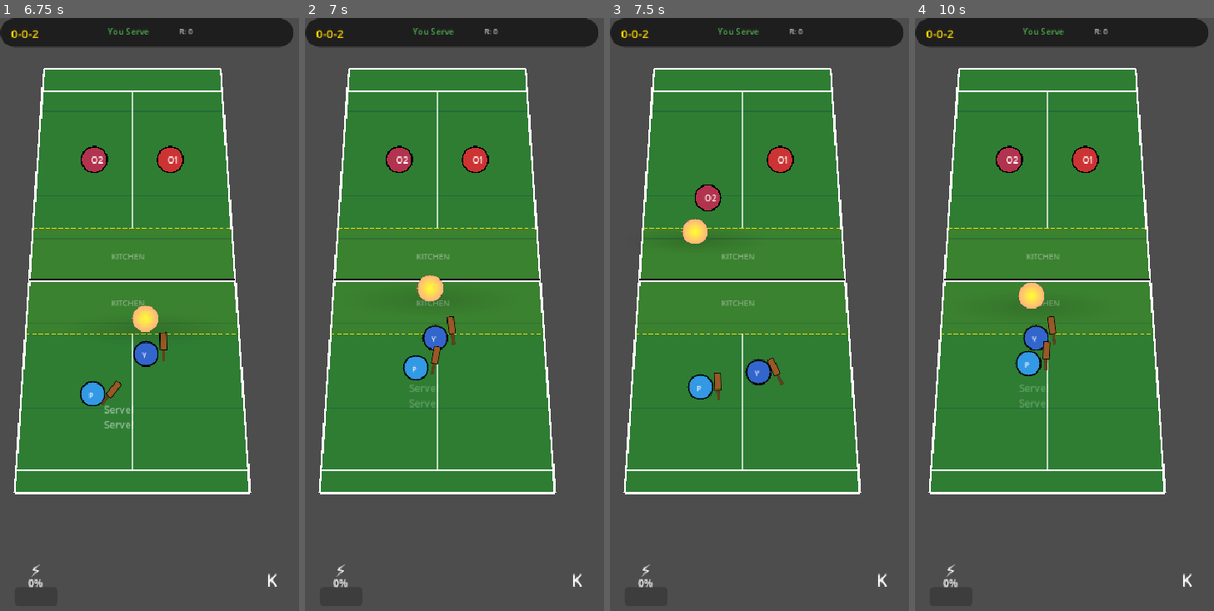
Above: before the commit, frames 1-4 (left to right).
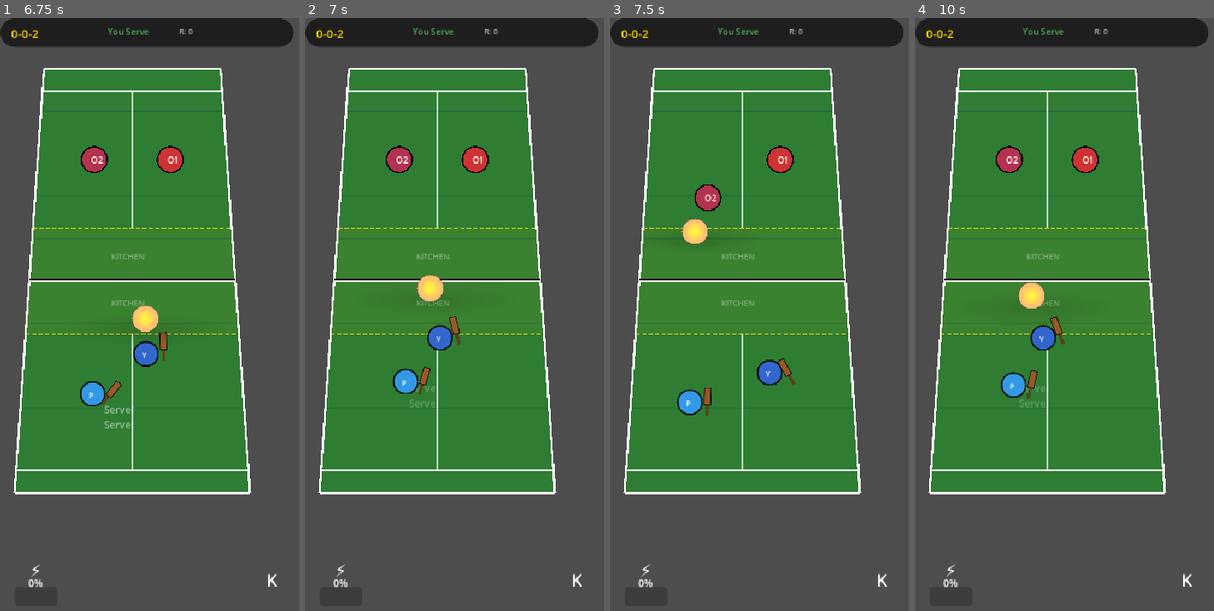
Above: after the commit, the same moments.

Repository: PranavMall/pickle-mvp-mobile
Game: Godot game, scene res://scenes/main/Main.tscn
The game is run twice, just before and just after one commit, with the same random seed, the same clock (stepped at 60 frames per second) and the same inputs.
Inputs (mouse positions are in pixels of both pictures, inside the frame that each line leads up to):
- Up to frame 1 (6.75 s): click "K" at 0.5 s; click "0%" at 1.25 s; click "K" at 2 s; click "0%" at 2.75 s; click "K" at 3.5 s; click "0%" at 4.25 s; tap Enter at 5 s; move the mouse to (137, 486) at 5.02 s; click (137, 486) at 5.17 s; tap Space at 5.75 s; drag from (245, 450) to (32, 136) at 5.77 s; move the mouse to (62, 249) at 6.52 s; click (62, 249) at 6.67 s
- Up to frame 2 (7 s): no input
- Up to frame 3 (7.5 s): drag from (780, 350) to (654, 344) at 7.27 s
- Up to frame 4 (10 s): move the mouse to (1022, 184) at 8.02 s; click (1022, 184) at 8.17 s; drag from (1136, 320) to (1022, 184) at 8.77 s; move the mouse to (1007, 385) at 9.52 s; click (1007, 385) at 9.67 s

Frame 1 is identical in both runs. In frame 2, 1.0% of the frame differs, in the area x 29-53%, y 50-64%; in frame 3, 1.2%, in the area x 22-63%, y 57-68%; in frame 4, 1.1%.

Commit message:
Fixes for Day 4

Diff:
--- a/Desktop/Pickleball_MVP/ver5/pickleballmobile/scenes/main/Main.gd
+++ b/Desktop/Pickleball_MVP/ver5/pickleballmobile/scenes/main/Main.gd
@@ -375,6 +375,29 @@
 		data.target_court_x = data.default_x
 		data.target_court_y = data.default_y
 
+	# COLLISION AVOIDANCE
+	if is_player:
+		var partner_dist = sqrt(pow(data.court_x - partner_data.court_x, 2) +
+							   pow(data.court_y - partner_data.court_y, 2))
+		if partner_dist < MIN_PLAYER_DISTANCE:
+			# Push away from partner
+			var push_dir_x = data.court_x - partner_data.court_x
+			var push_dir_y = data.court_y - partner_data.court_y
+			var push_dist = sqrt(push_dir_x*push_dir_x + push_dir_y*push_dir_y)
+			if push_dist > 0:
+				data.court_x += (push_dir_x / push_dist) * (MIN_PLAYER_DISTANCE - partner_dist) * 0.5
+				data.court_y += (push_dir_y / push_dist) * (MIN_PLAYER_DISTANCE - partner_dist) * 0.5
+	else:  # Partner avoidance
+		var player_dist = sqrt(pow(data.court_x - player_data.court_x, 2) +
+							  pow(data.court_y - player_data.court_y, 2))
+		if player_dist < MIN_PLAYER_DISTANCE:
+			var push_dir_x = data.court_x - player_data.court_x
+			var push_dir_y = data.court_y - player_data.court_y
+			var push_dist = sqrt(push_dir_x*push_dir_x + push_dir_y*push_dir_y)
+			if push_dist > 0:
+				data.court_x += (push_dir_x / push_dist) * (MIN_PLAYER_DISTANCE - player_dist) * 0.5
+				data.court_y += (push_dir_y / push_dist) * (MIN_PLAYER_DISTANCE - player_dist) * 0.5
+
 	# SMOOTH MOVEMENT IN 2D
 	var dx = data.target_court_x - data.court_x
 	var dy = data.target_court_y - data.court_y
@@ -425,16 +448,17 @@
 
 	# Calculate distance in SCREEN coordinates (what the player sees)
 	var screen_dist = ball_screen_pos.distance_to(player_screen_pos)
-
 	var time_since_hit = Time.get_ticks_msec() - data.last_hit_time
 	var ball_court_pos = ball.screen_to_court(ball.global_position) if ball.has_method("screen_to_court") else Vector2.ZERO
 
 	# More generous hit detection
 	data.can_hit = screen_dist < HIT_DISTANCE and \
-				   ball.height < 50 and \
+				   ball.height < 40 and \
+				   ball.height > 0 and \
 				   ball_court_pos.y > NET_Y - 10 and \
 				   ball.in_flight and \
-				   time_since_hit > HIT_COOLDOWN * 1000
+				   time_since_hit > HIT_COOLDOWN * 1000 and \
+				   ball.last_hit_team == "opponent"  # MUST be opponent's hit
 
 	# Update visual feedback
 	if data.can_hit:
@@ -729,37 +753,6 @@
 				show_message("Partner!", partner_data.court_x, partner_data.court_y - 20, Color(0.2, 0.6, 0.9))
 				return
 
-			# Priority 3: Emergency fallback - check raw distance
-			var player_dist = player_node.global_position.distance_to(ball.global_position)
-			var partner_dist = partner_node.global_position.distance_to(ball.global_position)
-
-			print("Fallback check - Player dist: ", player_dist, " Partner dist: ", partner_dist)
-
-			if player_dist < HIT_DISTANCE:
-				print("FALLBACK: Player hitting (close enough)!")
-				ball.receive_hit(angle, power, shot_type)
-				player_data.last_hit_time = Time.get_ticks_msec()
-				game_state.consecutive_hits += 1
-				game_state.rally_count += 1
-				update_kitchen_pressure(3)
-				update_ui()
-				show_message("Hit!", player_data.court_x, player_data.court_y - 20, Color(0.2, 0.8, 0.2))
-				return
-			elif partner_dist < HIT_DISTANCE:
-				print("FALLBACK: Partner hitting (close enough)!")
-				ball.receive_hit(angle, power, shot_type)
-				partner_data.last_hit_time = Time.get_ticks_msec()
-				game_state.consecutive_hits += 1
-				game_state.rally_count += 1
-				update_ui()
-				show_message("Partner!", partner_data.court_x, partner_data.court_y - 20, Color(0.2, 0.6, 0.9))
-				return
-
-			print("MISS! Too far - Player: ", player_dist, " Partner: ", partner_dist)
-			show_message("Miss!", ball.global_position.x, ball.global_position.y - 30, Color(1, 0, 0))
-	else:
-		print("Ball not in play!")
-
 func player_serve_with_swipe(angle: float, power: float) -> void:
 	print("Player serving with swipe!")
 
